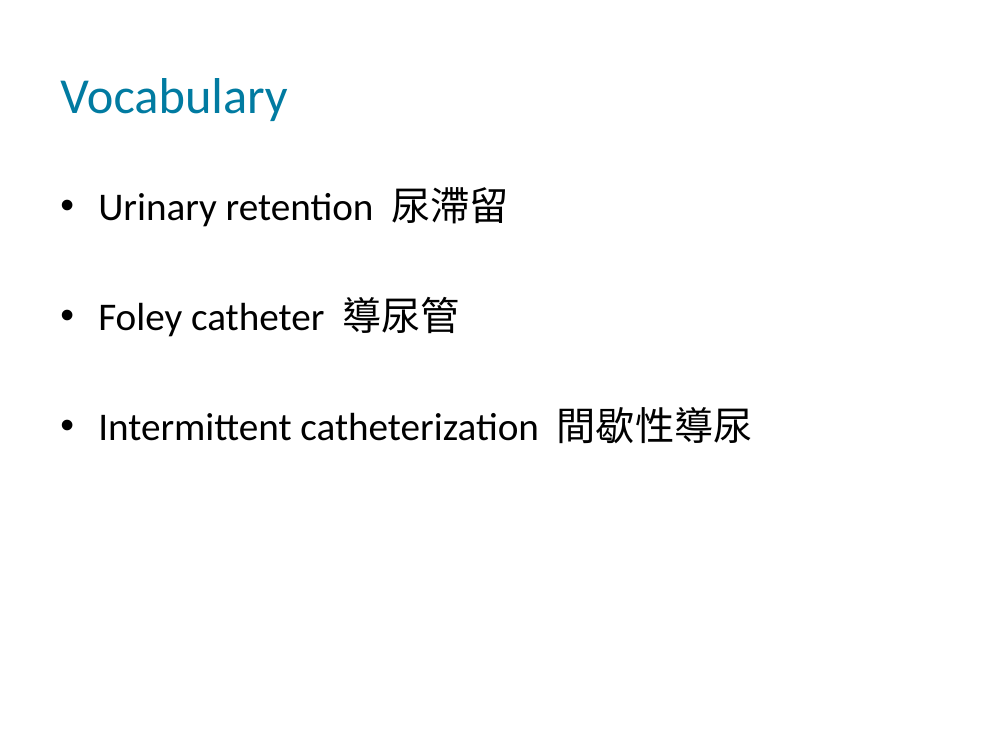
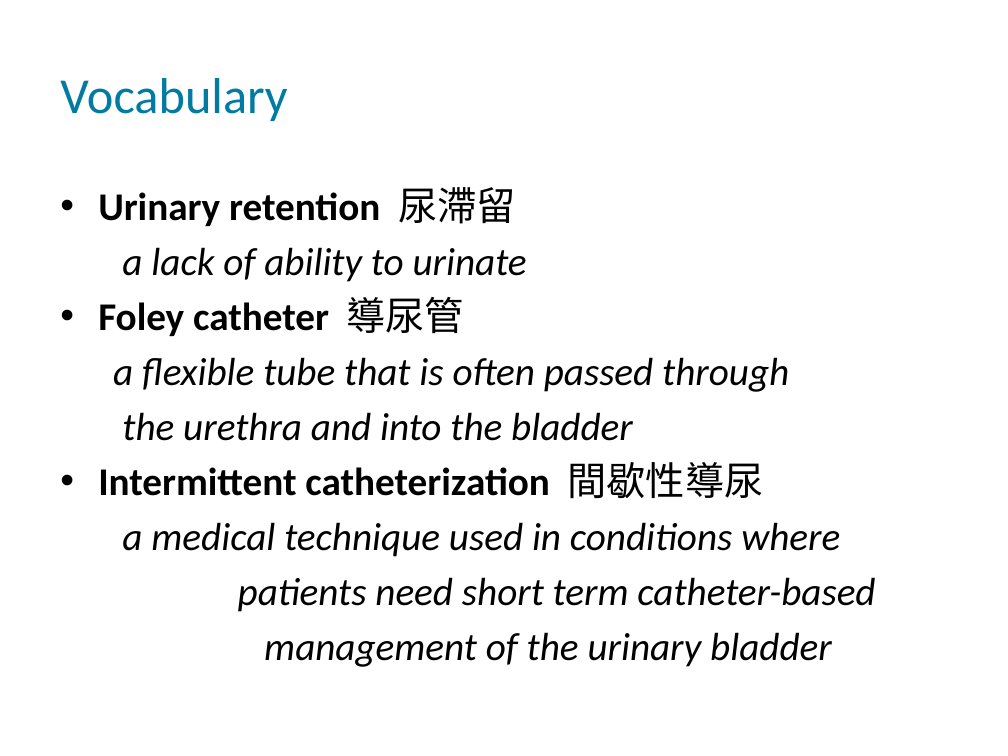
Before and after one commit to QuocVoong/R-Study-Lists, a slide deck: slide 8 of Medicine/5855_stethoscope_ppt/5855.pptx. Drawn at 1008x756 pixels with LibreOffice and Linux fonts; fonts in the diff are those of the drawing; background and template pictures are left out. Boxes give left, top, right and bottom in pixels: in the first picture for what was removed or moved away, otherwise in the second. Text is boxed around its words. In the diff, an @@ line names an element or a change of style, - is before the commit and + after.

```diff
--- a/Medicine/5855_stethoscope_ppt/5855.pptx
+++ b/Medicine/5855_stethoscope_ppt/5855.pptx
@@ text at bbox=[98, 187, 764, 499]: bold on in "Urinary retention", "Foley catheter", "Intermittent catheterization" @@
@@ text at bbox=[122, 247, 527, 282]: paragraph added @@
+a lack of ability to urinate
@@ text at bbox=[113, 357, 789, 441]: paragraphs added @@
+a flexible tube that is often passed through
+the urethra and into the bladder
@@ text at bbox=[122, 522, 875, 667]: paragraphs added @@
+a medical technique used in conditions where
+patients need short term catheter-based
+management of the urinary bladder
```
Also in this commit, not shown: 6 other slides changed.
